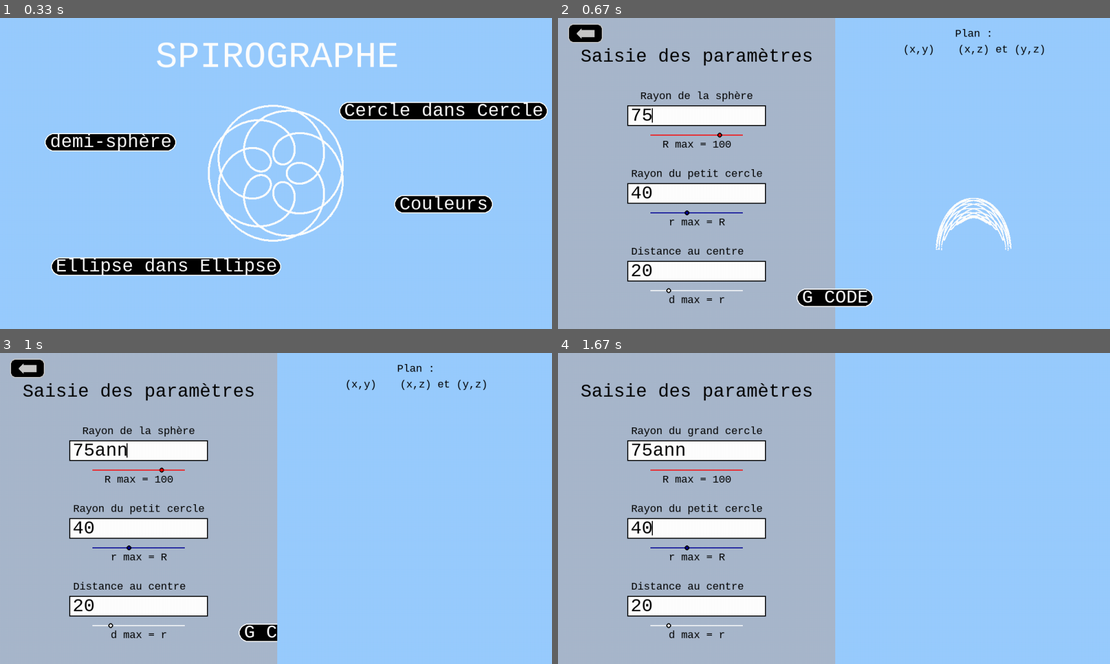
Above: before the commit, frames 1-4 (two rows, left to right).
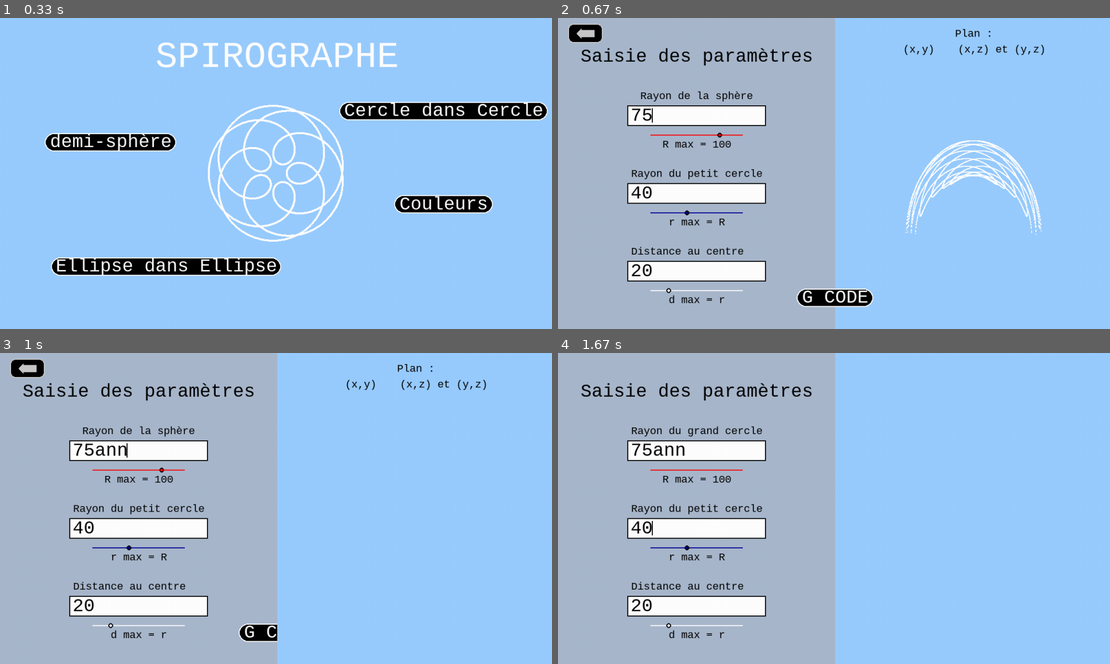
Above: after the commit, the same moments.

Repository: Nashoba1er/SPIROGRAPHE
Game: pygame game, started from logiciel spirographe.py
Same seed, same stepped clock (60 frames per second), same inputs: the game is played once before the commit and once after it.
Inputs (mouse positions are in pixels of both pictures, inside the frame that each line leads up to):
- Up to frame 1 (0.33 s): no input
- Up to frame 2 (0.67 s): click "demi-sphère" at 0.38 s
- Up to frame 3 (1 s): type "ann" at 0.67 s
- Up to frame 4 (1.67 s): tap Enter at 1 s; click (585, 368) at 1.27 s; click "Cercle dans Cercle" at 1.6 s

Frame 1 is identical in both runs. In frame 2, 2.3% of the frame differs, in the area x 62-88%, y 39-75%; in frame 3, nothing differs; in frame 4, nothing differs.

Commit message:
update 3D

Diff:
--- a/logiciel spirographe.py
+++ b/logiciel spirographe.py
@@ -308,16 +308,16 @@
     effet :
         affiche le rendu et le bouton_gcode
     '''
-    centre_x, centre_y = 3*window_width/4,3*window_height/4
+    centre_x, centre_y = 3*window_width/4,window_height/2
     if not (r1 > window_height/4 or r2 >= r1 or p > r2) :
         #draw.circle(screen,BLUE,(3*window_width/4,3*window_height/4),r1,1)
         point_x, point_y, point_z = points3D(6000.0, 10000, r1, r2, p)
         if numéro == 1:
             for i in range(10000):
-                draw.circle(screen,couleur_rendu,(centre_x+point_x[i],centre_y+point_y[i]),1)
+                draw.circle(screen,couleur_rendu,(centre_x+1.8*point_x[i],centre_y + window_height/10+1.8*point_y[i]),1)
         if numéro == 2:
             for i in range(10000):
-                draw.circle(screen,couleur_rendu,(centre_x+point_x[i],centre_y+point_z[i]),1)
+                draw.circle(screen,couleur_rendu,(centre_x+1.8*point_x[i],centre_y + window_height/5 +1.8*point_z[i]),1)
     bouton_gcode((0,0))
 
 def menu_cercle_dans_cercle_init(lines):
@@ -1157,7 +1157,7 @@
             normalise les valeurs sur 100 selon la taille de l'écran
             affiche le rendu et le schéma
     '''
-    draw.rect(screen,couleur_fond,[window_width/2, window_height/2, window_width/2, window_height/2],0)
+    draw.rect(screen,couleur_fond,[window_width/2, 3*window_height/20, window_width/2, 17*window_height/20],0)
     if is_float(lines[0]) and is_float(lines[1]) and is_float(lines[2]):
         r1 = float(lines[0])*(window_height/4)/100
         r2 = float(lines[1])*(window_height/4)/100
